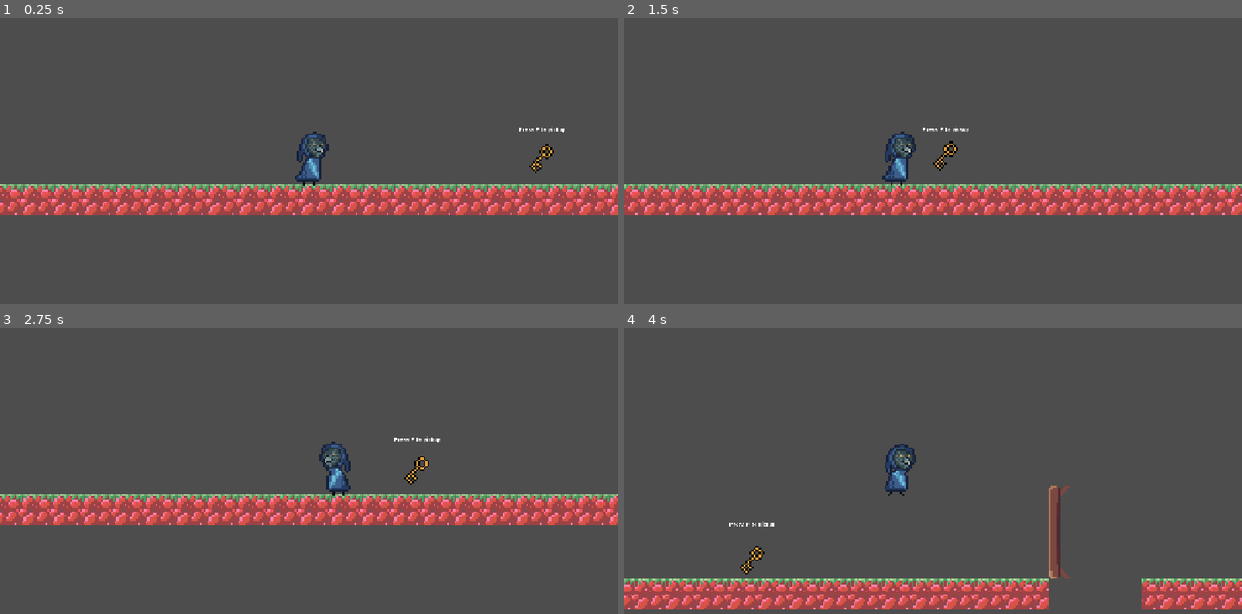
Above: before the commit, frames 1-4 (two rows, left to right).
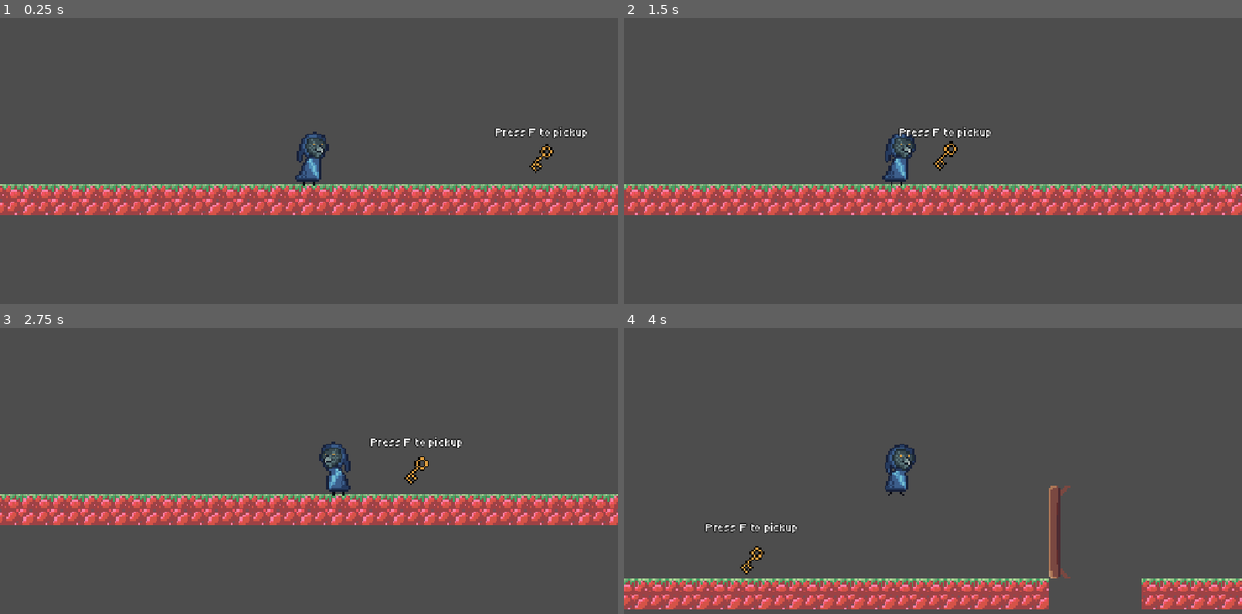
Above: after the commit, the same moments.

Repository: Viikuu/MaskGame
Game: Godot game, scene res://test_scenes/gelo_test.tscn
The game is run twice, just before and just after one commit, with the same random seed, the same clock (stepped at 60 frames per second) and the same inputs. This scene is started directly instead of the project's main scene.
Inputs:
- Up to frame 1 (0.25 s): no input
- Up to frame 2 (1.5 s): tap F at 0.5, 1.25 s; hold Right (move_right) from 0.53 s (still down); tap Enter (interact) at 0.6 s; tap Space (jump) at 0.77 s; tap M (mask_future) at 1.35 s
- Up to frame 3 (2.75 s): tap Space (jump) at 1.52 s; tap F at 2 s; release Right (move_right) at 2.03 s; hold Left (move_left) from 2.03 s (still down); tap N (mask_now) at 2.1 s
- Up to frame 4 (4 s): tap F at 2.75, 3.5 s; release Left (move_left) at 2.78 s; hold Right (move_right) from 2.78 s (still down); tap B (mask_past) at 2.85 s; tap Space (jump) at 3.02, 3.77 s; tap Enter (interact) at 3.6 s

The runs differ from the first frame. In frame 1, 0.3% of the frame differs, in the area x 80-95%, y 37-43%; in frame 2, 0.3%, in the area x 44-60%, y 37-43%; in frame 3, 0.3%; in frame 4, 0.3%.

Commit message:
interactable

Diff:
--- a/scenes/interactable.tscn
+++ b/scenes/interactable.tscn
@@ -8,12 +8,15 @@
 script = ExtResource("1_56v82")
 
 [node name="InteractableText" type="Label" parent="."]
-offset_left = -31.0
-offset_top = -5.0000005
-offset_right = 288.99994
+z_index = 999
+offset_left = -63.0
+offset_top = -5.0
+offset_right = 256.99994
 offset_bottom = 18.0
-scale = Vector2(0.2, 0.2)
+scale = Vector2(0.4, 0.4)
 size_flags_horizontal = 4
+theme_override_colors/font_outline_color = Color(0, 0, 0, 1)
+theme_override_constants/outline_size = 4
 text = "sample text"
 horizontal_alignment = 1
 
